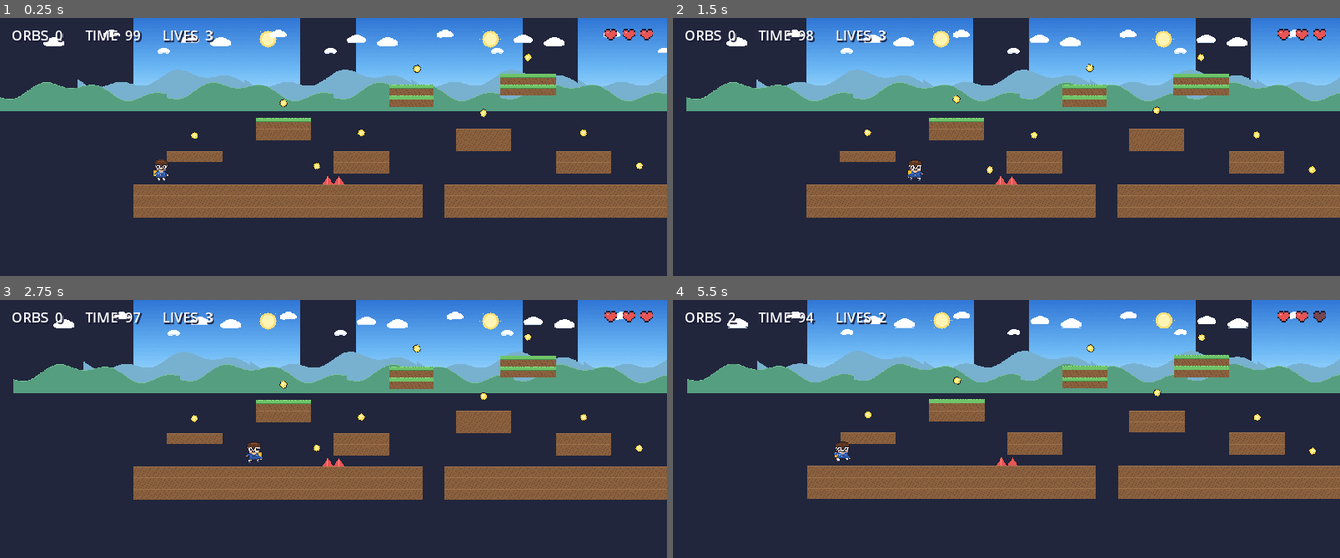
Above: before the commit, frames 1-4 (two rows, left to right).
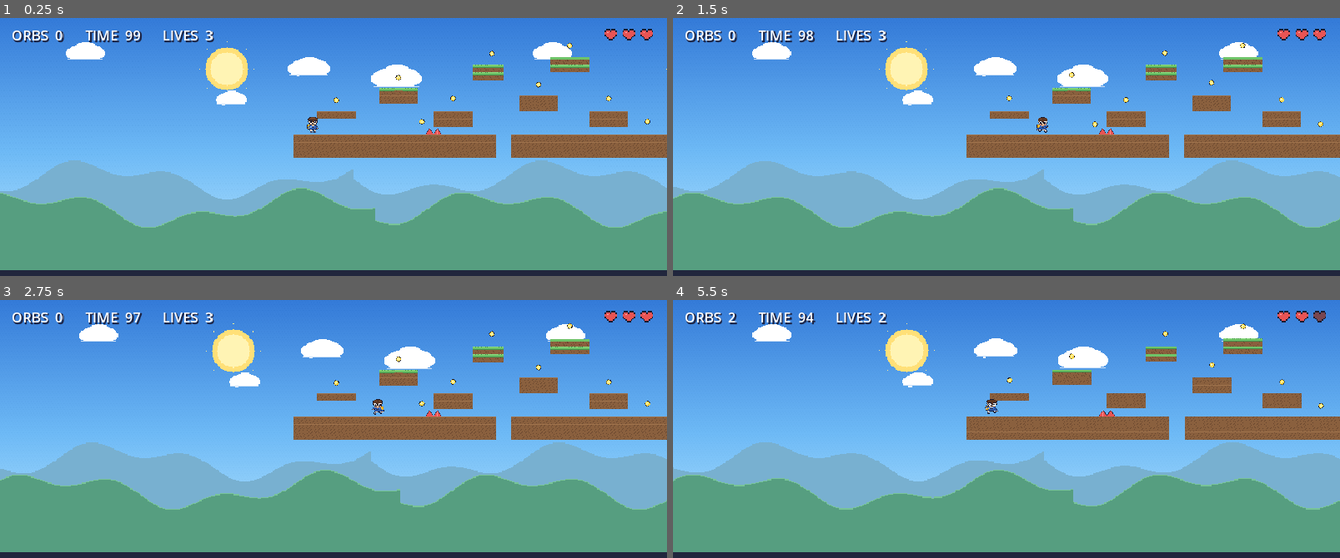
Above: after the commit, the same moments.

Repository: tred13/criteria-
Game: Godot game, scene res://Main.tscn
Same seed, same stepped clock (60 frames per second), same inputs: the game is played once before the commit and once after it.
Inputs:
- Up to frame 1 (0.25 s): no input
- Up to frame 2 (1.5 s): tap Enter at 0.5 s; hold Right from 0.53 s (still down); tap R at 0.6, 1.35 s; tap Space at 0.77 s
- Up to frame 3 (2.75 s): tap Space at 1.52 s; release Right at 2.03 s; hold Left from 2.03 s (still down); tap R at 2.1 s
- Up to frame 4 (5.5 s): release Left at 2.78 s; hold Right 2.78-4.28 s; tap R every 0.75 s from 2.85 to 5.1 s; tap Space at 3.02, 3.77, 4.52 s; hold Left 4.28-5.03 s; hold Right from 5.03 s (still down)

The runs differ from the first frame. In frame 1, 89% of the frame differs, in the area x 0-100%, y 0-98%; in frame 2, 89%; in frame 3, 89%; in frame 4, 89%.

Commit message:
Rayleigh Run polish: full-frame parallax background (480x270 layers), camera zoom 0.7, autopilot avoids the pit and seeks orbs

Diff:
--- a/godot/game/scripts/Game.gd
+++ b/godot/game/scripts/Game.gd
@@ -34,6 +34,7 @@
 var banner: Label
 var tint: ColorRect
 var pickups: AudioStreamPlayer
+var bg_layers: Array = []
 
 # --------------------------------------------------------- level data
 # '#' ground, '=' platform, 'o' orb, '^' spike, 'P' start
@@ -102,53 +103,22 @@
 	layer.z_index = -20
 	add_child(layer)
 
-	# tiled sky
-	for i in 4:
-		var s := Sprite2D.new()
-		s.texture = _tex("res://assets/bg_sky.png")
-		s.centered = false
-		s.region_enabled = false
-		s.position = Vector2(i * 320, 0)
-		s.scale = Vector2(0.75, 0.75)
-		layer.add_child(s)
-
-	# parallax hills + clouds drawn as horizontal repeats
-	var far := Node2D.new()
-	far.z_index = -18
-	add_child(far)
-	for i in 4:
-		var s := Sprite2D.new()
-		s.texture = _tex("res://assets/bg_hills_far.png")
-		s.centered = false
-		s.position = Vector2(i * 320, 0)
-		s.scale = Vector2(0.75, 0.75)
-		s.set_meta("parallax", 0.25)
-		far.add_child(s)
-	set_meta("far", far)
-
-	var near := Node2D.new()
-	near.z_index = -16
-	add_child(near)
-	for i in 4:
-		var s := Sprite2D.new()
-		s.texture = _tex("res://assets/bg_hills_near.png")
-		s.centered = false
-		s.position = Vector2(i * 320, 0)
-		s.scale = Vector2(0.75, 0.75)
-		near.add_child(s)
-	set_meta("near", near)
-
-	var clouds := Node2D.new()
-	clouds.z_index = -17
-	add_child(clouds)
-	for i in 4:
-		var s := Sprite2D.new()
-		s.texture = _tex("res://assets/bg_clouds.png")
-		s.centered = false
-		s.position = Vector2(i * 320, 0)
-		s.scale = Vector2(0.75, 0.75)
-		clouds.add_child(s)
-	set_meta("clouds", clouds)
+	# sky, hills and clouds are 480x270 layers drawn at 2x with an overscan
+	for spec in [["bg_sky", -20, 0.15], ["bg_clouds", -18, 0.30],
+				 ["bg_hills_far", -16, 0.40], ["bg_hills_near", -14, 0.55]]:
+		var n := Node2D.new()
+		n.z_index = spec[1]
+		n.set_meta("parallax", spec[2])
+		add_child(n)
+		for i in 5:
+			var sp := Sprite2D.new()
+			sp.texture = _tex("res://assets/%s.png" % spec[0])
+			sp.centered = false
+			sp.texture_filter = CanvasItem.TEXTURE_FILTER_NEAREST
+			sp.scale = Vector2(2, 2)
+			sp.position = Vector2(i * 960 - 960, -20)
+			n.add_child(sp)
+		bg_layers.append(n)
 
 func _build_tiles() -> void:
 	var body := StaticBody2D.new()
@@ -310,19 +280,33 @@
 
 
 func _auto_dir() -> int:
-	# seek the nearest orb that is above and ahead, otherwise run right
-	if player == null or orbs.is_empty():
+	if player == null:
 		return 1
-	var best: Sprite2D = null
-	var bd := 1e9
-	for o in orbs:
-		var d: float = abs(o.position.x - player.position.x)
-		if d < bd:
-			bd = d
-			best = o
-	if best == null:
+	var px: float = player.position.x
+	# walk to the nearest orb
+	if not orbs.is_empty():
+		var best: Sprite2D = orbs[0]
+		var bd := 1e9
+		for o in orbs:
+			var d: float = abs(o.position.x - px)
+			if d < bd:
+				bd = d
+				best = o
+		if bd > 10.0:
+			return 1 if best.position.x > px else -1
+	# nothing nearby: head right, but stop before the pit at column 26
+	if px > 26 * TILE - 40 and px < 30 * TILE:
+		if player.is_on_floor() and _ground_ahead():
+			return 1
 		return 1
-	return 1 if best.position.x >= player.position.x - 6 else -1
+	return 1
+
+
+func _ground_ahead() -> bool:
+	var probe := PhysicsPointQueryParameters2D.new()
+	probe.position = player.position + Vector2(16 * facing, 24)
+	probe.collision_mask = 1
+	return not get_world_2d().direct_space_state.intersect_point(probe).is_empty()
 
 
 func _auto_jump() -> bool:
@@ -338,6 +322,7 @@
 	var probe := PhysicsPointQueryParameters2D.new()
 	probe.position = ahead
 	probe.collision_mask = 1
+	probe.collide_with_bodies = true
 	var hits := get_world_2d().direct_space_state.intersect_point(probe)
 	if hits.is_empty():
 		return true
@@ -364,19 +349,24 @@
 func _follow_camera() -> void:
 	if cam == null or player == null:
 		return
-	var want := Vector2(clamp(player.position.x + 40 * facing, 480, width * TILE - 480),
-						clamp(player.position.y - 40, 270, height * TILE - 270))
-	cam.position = cam.position.lerp(want, 0.12)
+	cam.zoom = Vector2(0.7, 0.7)
+	var half := Vector2(480 / 0.7, 270 / 0.7)
+	var want := Vector2(
+		clamp(player.position.x + 30 * facing, half.x, width * TILE - half.x),
+		clamp(player.position.y - 30, half.y, height * TILE - half.y))
+	cam.position = cam.position.lerp(want, 0.1)
 
 
 func _parallax() -> void:
-	var cx := cam.position.x
-	for key in ["far", "near", "clouds"]:
-		var n: Node2D = get_meta(key)
-		var k := 0.25 if key == "far" else (0.45 if key == "clouds" else 0.6)
+	if cam == null:
+		return
+	var cx: float = cam.position.x - 480.0
+	for n in bg_layers:
+		var k: float = n.get_meta("parallax", 0.4)
 		for c in n.get_children():
 			var sp: Sprite2D = c
-			sp.position.x = c.get_index() * 320 * 0.75 - cx * k
+			sp.position.x = c.get_index() * 960 - 960 - cx * k
+
 
 func _move_player(delta: float) -> void:
 	var v := player.velocity
Binary file changed: godot/game/assets/bg_clouds.png
Binary file changed: godot/game/assets/bg_hills_far.png
Binary file changed: godot/game/assets/bg_hills_near.png
Binary file changed: godot/game/assets/bg_sky.png
Not shown, changed: art/pixelorama/kid.pxo
Not shown, changed: art/pixelorama/tiles.pxo
